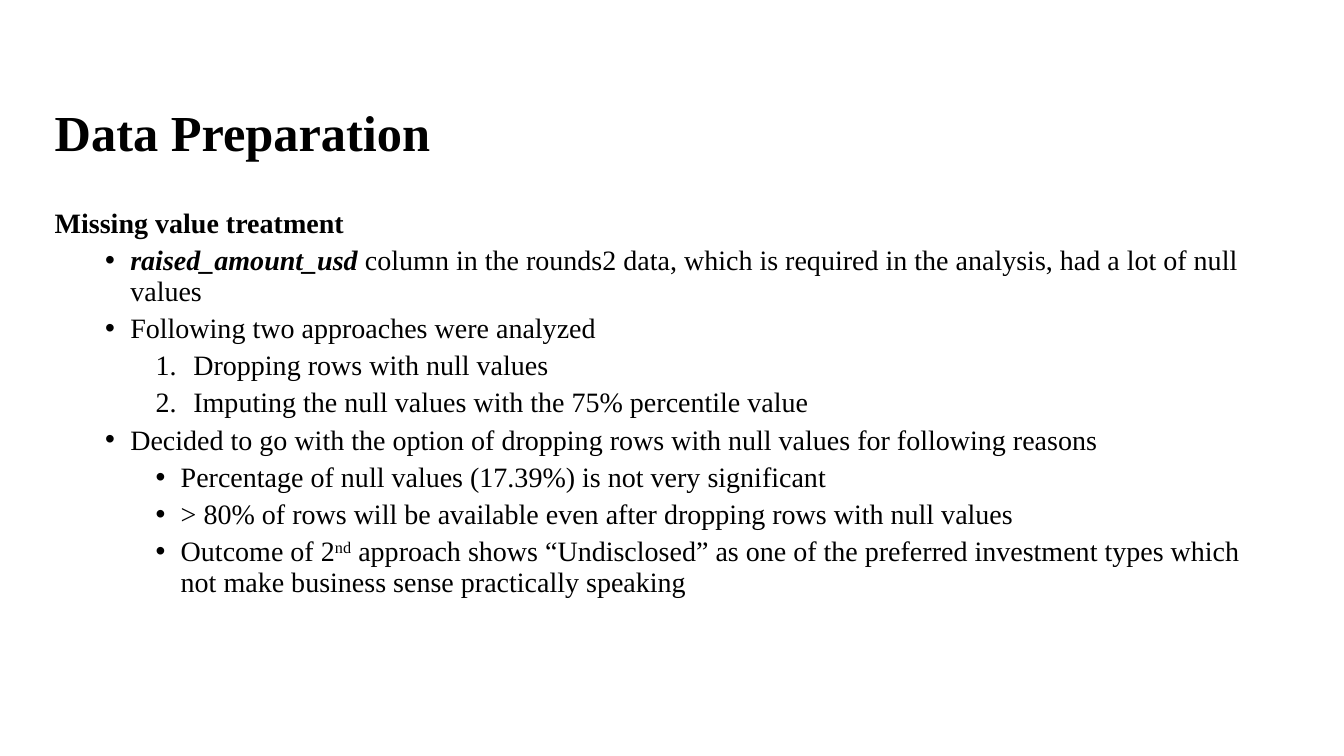
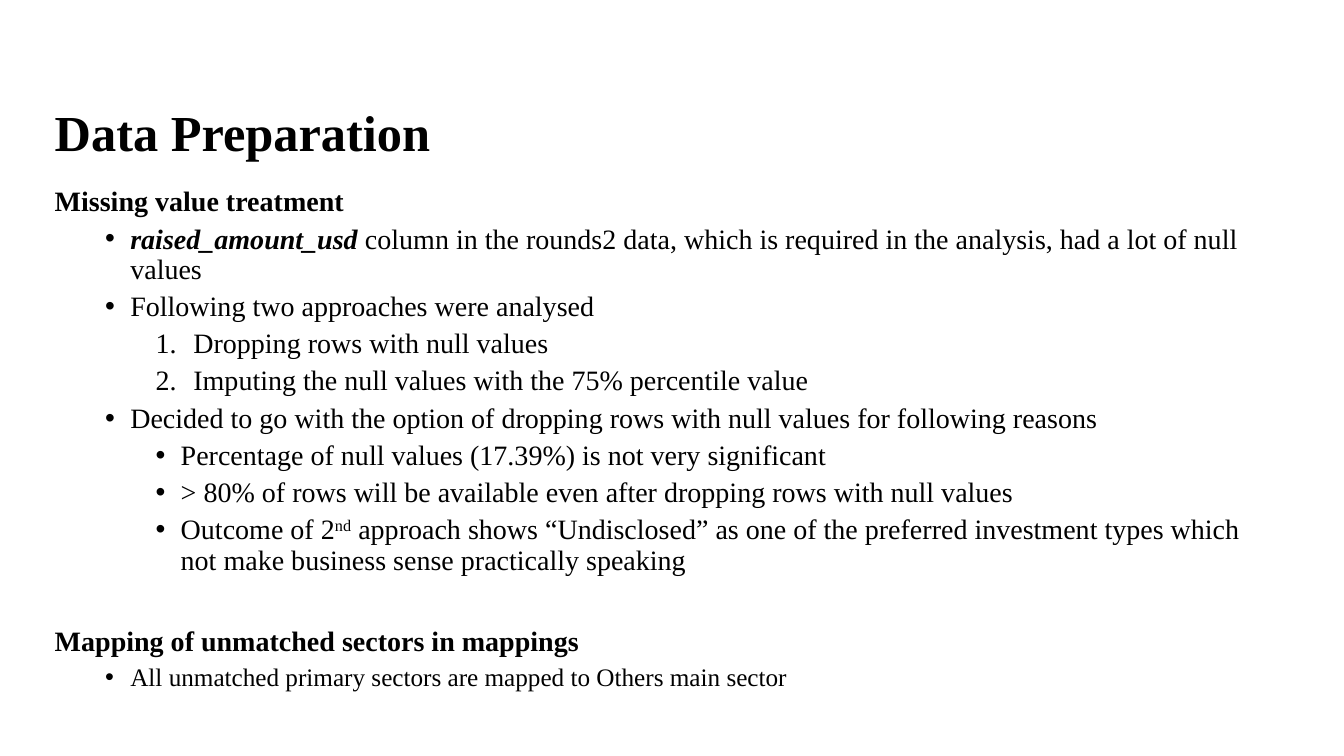
Before and after one commit to Nanditha-G-N/Machine-Learning-Case-Studies, a slide deck: slide 6 of Spark Funds Presentation.pptx. Drawn at 1344x756 pixels with LibreOffice and Linux fonts; fonts in the diff are those of the drawing; background and template pictures are left out. Boxes give left, top, right and bottom in pixels: in the first picture for what was removed or moved away, otherwise in the second. Text is boxed around its words. In the diff, an @@ line names an element or a change of style, - is before the commit and + after.

```diff
--- a/Spark Funds Presentation.pptx
+++ b/Spark Funds Presentation.pptx
@@ text "Missing value treatment": place and size @@
-text "Missing value treatment" at <box>55,213,1239,597</box>
+text "Missing value treatment" at <box>55,191,1239,692</box>
@@ text at <box>130,296,594,322</box>: text changed @@
-  • Following two approaches were analyzed
+  • Following two approaches were analysed
@@ text at <box>55,631,787,692</box>: paragraphs added @@
+Mapping of unmatched sectors in mappings
+  • All unmatched primary sectors are mapped to Others main sector
```
Also in this commit, not shown: 5 other slides changed, 2 slides added, 1 slide removed, 2 other files.
